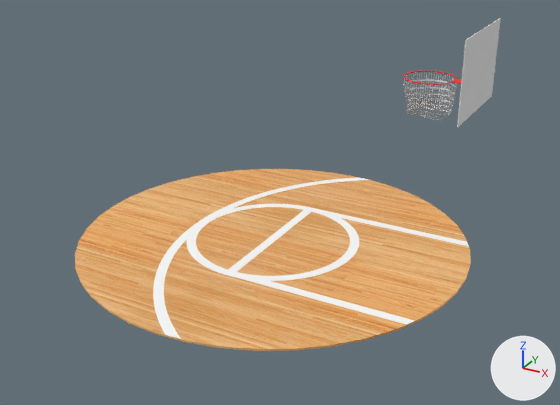
One commit to the FBX model Unity/Source/Assets/Meshes/Episode 6/Environment-Ep6.fbx: the scene before it, then after it.
Both versions are drawn from a camera (50 mm lens) standing at (51.2, -89.8, 42.8) and looking at (2.9, -1.9, -1.1). Every picture has the same lights, and +X, +Y and +Z are marked at lower right. Where no turn or scale is listed for an object, it has been applied to the vertices. Vertices at the same position are counted once.

In view in the first picture: 'BaksetballCourt', 'Fishing net'.
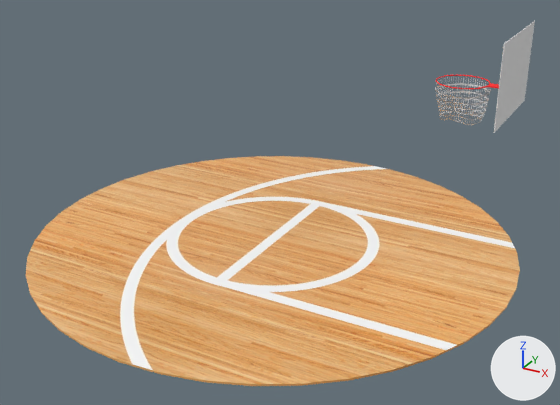
The edits, one by one:
me_fishing_net has 2742 vertices, 2157 faces and spans x 19.26..28.54, y -7.25..7.25, z 14.15..25.35.
me_fishing_net is used by ob_fishing_net; location (0.0, 0.0, 0.0).
me_fishing_net part 1: the whole mesh is moved by (4.09, 0.0, 0.0).
Object 'BaksetballCourt' (ob_baksetballcourt) is rescaled from (28.9, 28.9, 0.127) to (35.5, 35.5, 0.127).

Pixel boxes [x1, y1, x2, y2] of what changed, in the pictures (560 x 405 px):
'BaksetballCourt', rescaled (25% wider, 26% taller): before [75, 169, 471, 351]; after [25, 156, 520, 386]
'Fishing net', mesh moved: before [403, 18, 501, 127]; after [435, 21, 535, 133]
